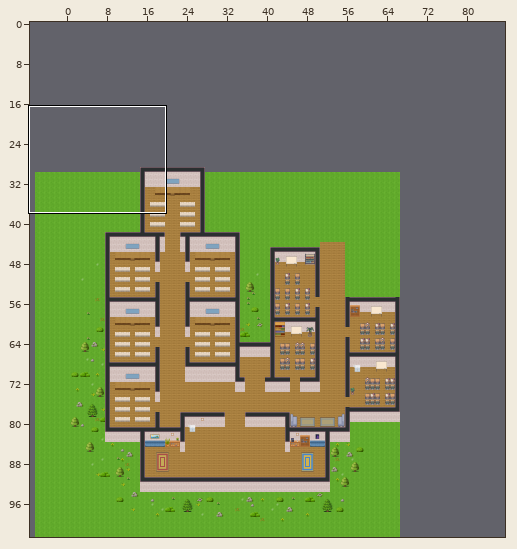
Tiled map (JSON) -- maps/map.json. Above, an overview of the earlier version with the close-up marked.
Close-up. Earlier state:
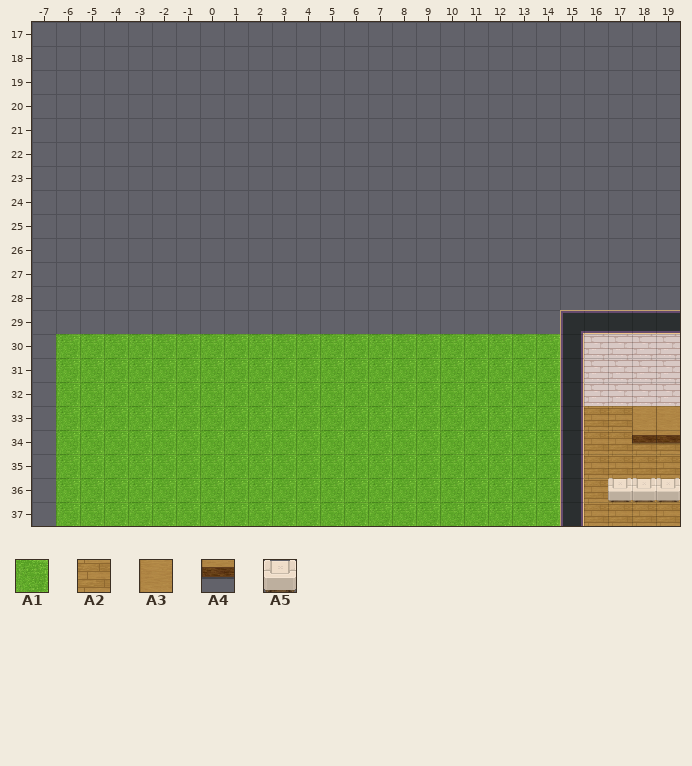
Cells are 32x32 px. Shown: x -7..19, y 17..37. The commit also changed other parts of the map, which this record leaves out. The old version is drawn lined up with the new one.
Key: from "Chunk 1": A1 5, A2 6, A3 104, A4 107, A5 110.
__ is an empty cell, ## one hidden under a higher layer.
Layers that did not change in this view are not listed.
Layer "floor" before, first column x -7:
17 __ __ __ __ __ __ __ __ __ __ __ __ __ __ __ __ __ __ __ __ __ __ __ __ __ __ __
18 __ __ __ __ __ __ __ __ __ __ __ __ __ __ __ __ __ __ __ __ __ __ __ __ __ __ __
19 __ __ __ __ __ __ __ __ __ __ __ __ __ __ __ __ __ __ __ __ __ __ __ __ __ __ __
20 __ __ __ __ __ __ __ __ __ __ __ __ __ __ __ __ __ __ __ __ __ __ __ __ __ __ __
21 __ __ __ __ __ __ __ __ __ __ __ __ __ __ __ __ __ __ __ __ __ __ __ __ __ __ __
22 __ __ __ __ __ __ __ __ __ __ __ __ __ __ __ __ __ __ __ __ __ __ __ __ __ __ __
23 __ __ __ __ __ __ __ __ __ __ __ __ __ __ __ __ __ __ __ __ __ __ __ __ __ __ __
24 __ __ __ __ __ __ __ __ __ __ __ __ __ __ __ __ __ __ __ __ __ __ __ __ __ __ __
25 __ __ __ __ __ __ __ __ __ __ __ __ __ __ __ __ __ __ __ __ __ __ __ __ __ __ __
26 __ __ __ __ __ __ __ __ __ __ __ __ __ __ __ __ __ __ __ __ __ __ __ __ __ __ __
27 __ __ __ __ __ __ __ __ __ __ __ __ __ __ __ __ __ __ __ __ __ __ __ __ __ __ __
28 __ __ __ __ __ __ __ __ __ __ __ __ __ __ __ __ __ __ __ __ __ __ __ __ __ __ __
29 __ __ __ __ __ __ __ __ __ __ __ __ __ __ __ __ __ __ __ __ __ __ __ __ __ __ __
30 __ A1 A1 A1 A1 A1 A1 A1 A1 A1 A1 A1 A1 A1 A1 A1 A1 A1 A1 A1 A1 A1 __ __ __ __ __
31 __ A1 A1 A1 A1 A1 A1 A1 A1 A1 A1 A1 A1 A1 A1 A1 A1 A1 A1 A1 A1 A1 __ __ __ __ __
32 __ A1 A1 A1 A1 A1 A1 A1 A1 A1 A1 A1 A1 A1 A1 A1 A1 A1 A1 A1 A1 A1 __ __ __ __ __
33 __ A1 A1 A1 A1 A1 A1 A1 A1 A1 A1 A1 A1 A1 A1 A1 A1 A1 A1 A1 A1 A1 __ A2 A2 ## ##
34 __ A1 A1 A1 A1 A1 A1 A1 A1 A1 A1 A1 A1 A1 A1 A1 A1 A1 A1 A1 A1 A1 __ A2 A2 A2 A2
35 __ A1 A1 A1 A1 A1 A1 A1 A1 A1 A1 A1 A1 A1 A1 A1 A1 A1 A1 A1 A1 A1 __ A2 A2 A2 A2
36 __ A1 A1 A1 A1 A1 A1 A1 A1 A1 A1 A1 A1 A1 A1 A1 A1 A1 A1 A1 A1 A1 __ A2 A2 A2 A2
37 __ A1 A1 A1 A1 A1 A1 A1 A1 A1 A1 A1 A1 A1 A1 A1 A1 A1 A1 A1 A1 A1 __ A2 A2 A2 A2
Layer "furniture" before, first column x 15:
28 __ __ __ __ __
29 __ __ __ __ __
30 __ __ __ __ __
31 __ __ __ __ __
32 __ __ __ __ __
33 __ __ __ A3 A3
34 __ __ __ A4 A4
35 __ __ __ __ __
36 __ __ A5 A5 A5
37 __ __ __ __ __
Once edited:
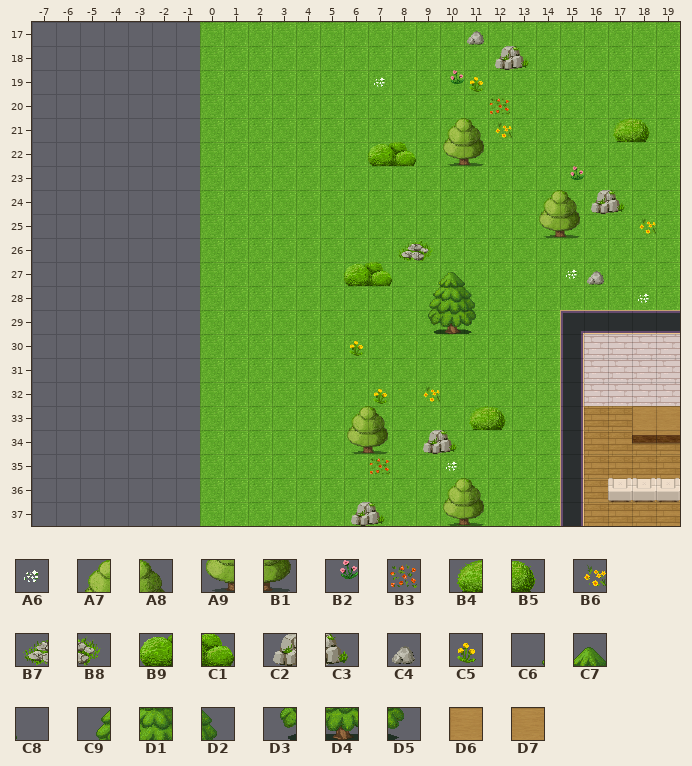
Further tiles: from "Chunk 1": A6 53, A7 54, A8 55, A9 56, B1 57, B2 58, B3 59, B4 60, B5 61, B6 62, B7 63, B8 64, B9 65, C1 66, C2 67, C3 68, C4 69, C5 70, C6 71, C7 72, C8 73, C9 74, D1 75, D2 76, D3 77, D4 78, D5 79, D6 151, D7 152.
Change:
Changed rows in their new state; .. is an unchanged cell.
map size 84x95 -> 88x101 cells (old content now starts at -17,8; both pictures use the new coordinates)
Layer "floor":
first column x -6:
17 .. .. .. .. .. .. A1 A1 A1 A1 A1 A1 A1 A1 A1 A1 A1 A1 A1 A1 A1 A1 A1 A1 A1 A1
18 .. .. .. .. .. .. A1 A1 A1 A1 A1 A1 A1 A1 A1 A1 A1 A1 A1 A1 A1 A1 A1 A1 A1 A1
19 .. .. .. .. .. .. A1 A1 A1 A1 A1 A1 A1 A1 A1 A1 A1 A1 A1 A1 A1 A1 A1 A1 A1 A1
20 .. .. .. .. .. .. A1 A1 A1 A1 A1 A1 A1 A1 A1 A1 A1 A1 A1 A1 A1 A1 A1 A1 A1 A1
21 .. .. .. .. .. .. A1 A1 A1 A1 A1 A1 A1 A1 A1 A1 A1 A1 A1 A1 A1 A1 A1 A1 A1 A1
22 .. .. .. .. .. .. A1 A1 A1 A1 A1 A1 A1 A1 A1 A1 A1 A1 A1 A1 A1 A1 A1 A1 A1 A1
23 .. .. .. .. .. .. A1 A1 A1 A1 A1 A1 A1 A1 A1 A1 A1 A1 A1 A1 A1 A1 A1 A1 A1 A1
24 .. .. .. .. .. .. A1 A1 A1 A1 A1 A1 A1 A1 A1 A1 A1 A1 A1 A1 A1 A1 A1 A1 A1 A1
25 .. .. .. .. .. .. A1 A1 A1 A1 A1 A1 A1 A1 A1 A1 A1 A1 A1 A1 A1 A1 A1 A1 A1 A1
26 .. .. .. .. .. .. A1 A1 A1 A1 A1 A1 A1 A1 A1 A1 A1 A1 A1 A1 A1 A1 A1 A1 A1 A1
27 .. .. .. .. .. .. A1 A1 A1 A1 A1 A1 A1 A1 A1 A1 A1 A1 A1 A1 A1 A1 A1 A1 A1 A1
28 .. .. .. .. .. .. A1 A1 A1 A1 A1 A1 A1 A1 A1 A1 A1 A1 A1 A1 A1 A1 A1 A1 A1 A1
29 .. .. .. .. .. .. A1 A1 A1 A1 A1 A1 A1 A1 A1 A1 A1 A1 A1 A1 A1 .. .. .. .. ..
30 __ __ __ __ __ __ .. .. .. .. .. .. .. .. .. .. .. .. .. .. .. .. .. .. .. ..
31 __ __ __ __ __ __ .. .. .. .. .. .. .. .. .. .. .. .. .. .. .. .. .. .. .. ..
32 __ __ __ __ __ __ .. .. .. .. .. .. .. .. .. .. .. .. .. .. .. .. .. .. .. ..
33 __ __ __ __ __ __ .. .. .. .. .. .. .. .. .. .. .. .. .. .. .. .. .. .. .. ..
34 __ __ __ __ __ __ .. .. .. .. .. .. .. .. .. .. .. .. .. .. .. .. .. .. .. ..
35 __ __ __ __ __ __ .. .. .. .. .. .. .. .. .. .. .. .. .. .. .. .. .. .. .. ..
36 __ __ __ __ __ __ .. .. .. .. .. .. .. .. .. .. .. .. .. .. .. .. .. .. .. ..
37 __ __ __ __ __ __ .. .. .. .. .. .. .. .. .. .. .. .. .. .. .. .. .. .. .. ..
Layer "belowFurniture":
first column x 6:
17 .. .. .. .. .. C4 .. .. .. .. .. .. ..
18 .. .. .. .. .. .. C2 C3 .. .. .. .. ..
19 .. A6 .. .. B2 C5 .. .. .. .. .. .. ..
20 .. .. .. .. .. .. B3 .. .. .. .. .. ..
21 .. .. .. .. A7 A8 B6 .. .. .. .. B4 B5
22 .. B9 C1 .. A9 B1 .. .. .. .. .. .. ..
23 .. .. .. .. .. .. .. .. .. B2 .. .. ..
24 .. .. .. .. .. .. .. .. A7 A8 C2 C3 ..
25 .. .. .. .. .. .. .. .. A9 B1 .. .. B6
26 .. .. B7 B8 .. .. .. .. .. .. .. .. ..
27 B9 C1 .. C6 C7 C8 .. .. .. A6 C4 .. ..
28 .. .. .. C9 D1 D2 .. .. .. .. .. .. A6
29 .. .. .. D3 D4 D5 .. .. .. .. .. .. ..
30 C5 .. .. .. .. .. .. .. .. .. .. .. ..
32 .. C5 .. B6 .. .. .. .. .. .. .. .. ..
33 A7 A8 .. .. .. B4 B5 .. .. .. .. .. ..
34 A9 B1 .. C2 C3 .. .. .. .. .. .. .. ..
35 .. B3 .. .. A6 .. .. .. .. .. .. .. ..
36 .. .. .. .. A7 A8 .. .. .. .. .. .. ..
37 C2 C3 .. .. A9 B1 .. .. .. .. .. .. ..
Layer "furniture":
first column x 18:
33 D6 D7
Boxes around the changes in both close-ups, in picture pixels (x1, y1, x2, y2):
changed: (56, 22, 680, 526)
